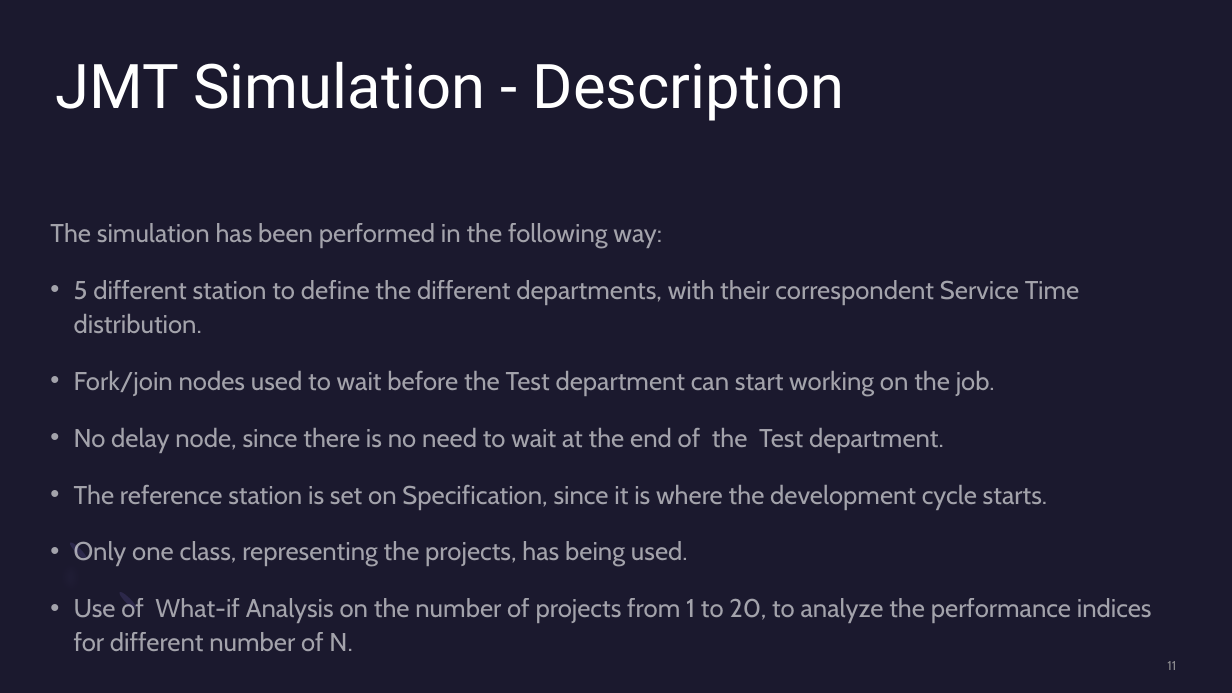
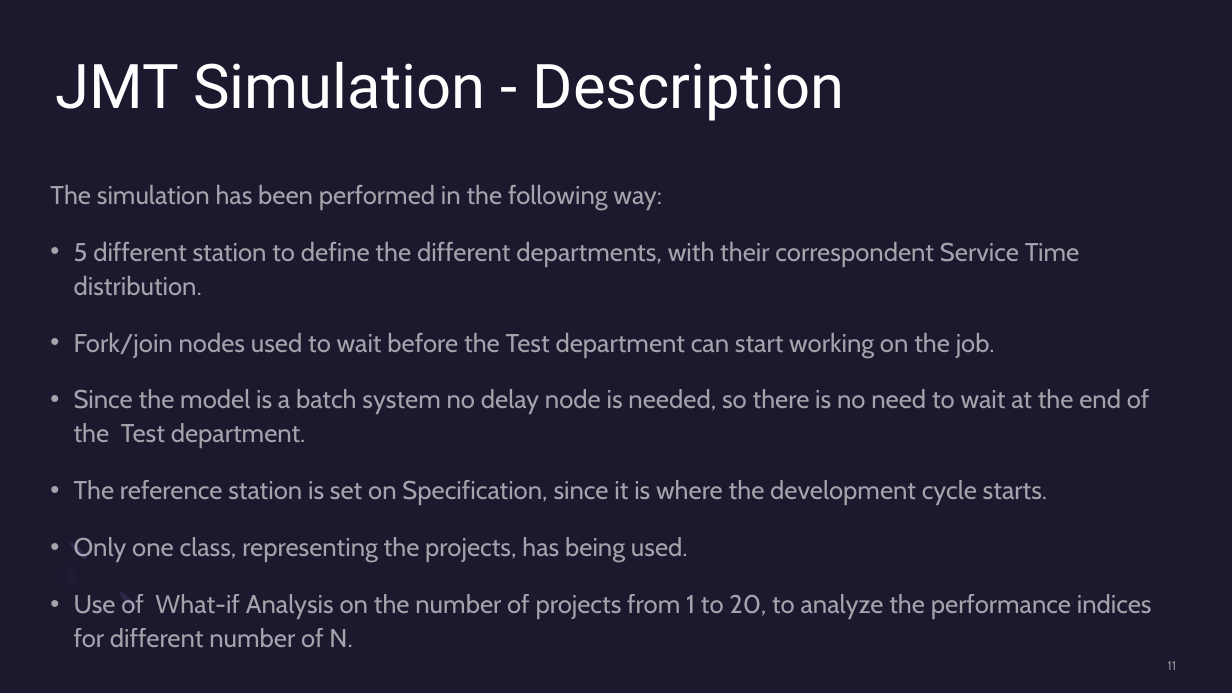
Before and after one commit to TiaSirio/Performance-Evaluation, a slide deck: slide 11 of Project/Project C.pptx. Drawn at 1232x693 pixels with LibreOffice and Linux fonts; fonts in the diff are those of the drawing. Boxes give left, top, right and bottom in pixels: in the first picture for what was removed or moved away, otherwise in the second. Text is boxed around its words. In the diff, an @@ line names an element or a change of style, - is before the commit and + after.

Commit message:
Finish project.

```diff
--- a/Project/Project C.pptx
+++ b/Project/Project C.pptx
@@ text "The simulation has been performed ...": place and size @@
-text "The simulation has been performed ..." at (50,223,1152,623)
+text "The simulation has been performed ..." at (50,185,1152,619)
@@ text at (74,389,1150,448): text changed @@
-• No delay node, since there is no need to wait at the end of the Test department.
+• Since the model is a batch system no delay node is needed, so there is no need to wait at the end of the Test department.
```
Also in this commit, not shown: 7 other slides changed, 1 slide added, 1 slide removed, 3 other files.
